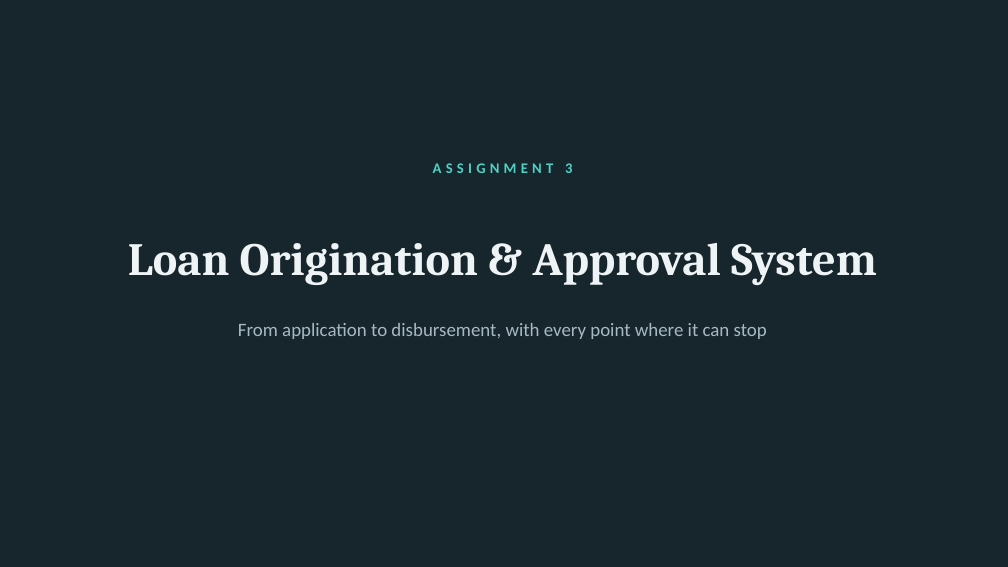
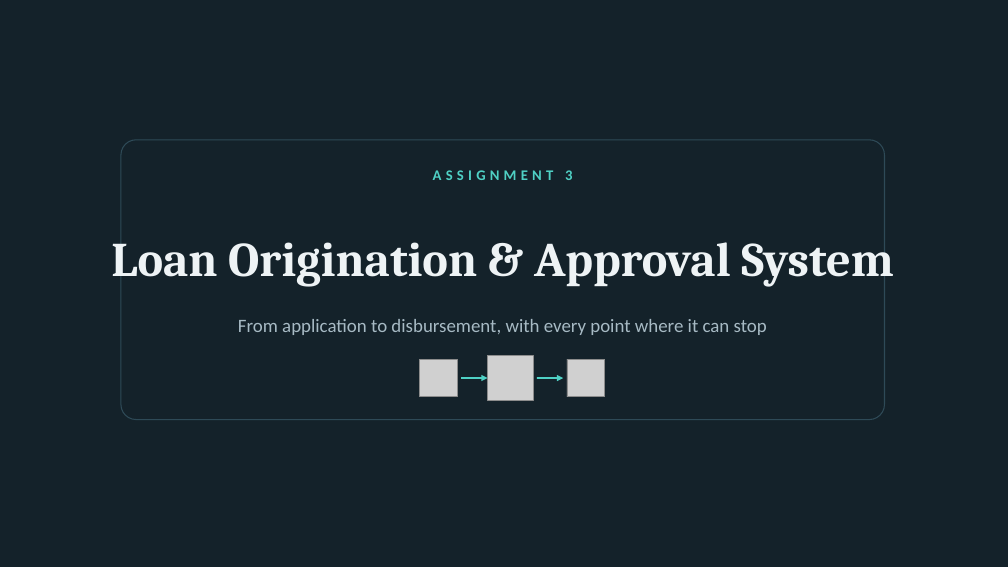
Before and after one commit to NoThisIsVIN/WFA_Assignment, a slide deck: slide 1 of Assignment3_Loan/Loan_Presentation.pptx. Drawn at 1008x567 pixels with LibreOffice and Linux fonts; fonts in the diff are those of the drawing; grey boxes stand for pictures; background and template pictures are left out. Boxes give left, top, right and bottom in pixels: in the first picture for what was removed or moved away, otherwise in the second. Text is boxed around its words. In the diff, an @@ line names an element or a change of style, - is before the commit and + after.

```diff
--- a/Assignment3_Loan/Loan_Presentation.pptx
+++ b/Assignment3_Loan/Loan_Presentation.pptx
@@ background #17252C to picture (left out) @@
@@ rounded rectangle added at (121,140,885,420), fill #14222A at 88% opacity, outline #2E4A57 1 pt @@
@@ text "ASSIGNMENT 3": place and size @@
-text "ASSIGNMENT 3" at (433,163,572,173)
+text "ASSIGNMENT 3" at (433,170,572,180)
@@ title "Loan Origination & Approval System" at (111,232,893,287): size 44 to 46 pt @@
@@ text "From application to disbursement, with ...": place and size @@
-text "From application to disbursement, with ..." at (238,323,767,339)
+text "From application to disbursement, with ..." at (238,319,767,335)
@@ picture added at (420,359,457,397) @@
@@ picture added at (488,355,533,401) @@
@@ picture added at (567,359,605,397) @@
@@ arrow added from (461, 378) to (488, 378), #4FD1C5 1.5 pt @@
@@ arrow added from (537, 378) to (563, 378), #4FD1C5 1.5 pt @@
```
Also in this commit, not shown: 8 other slides changed, 2 slides added.
